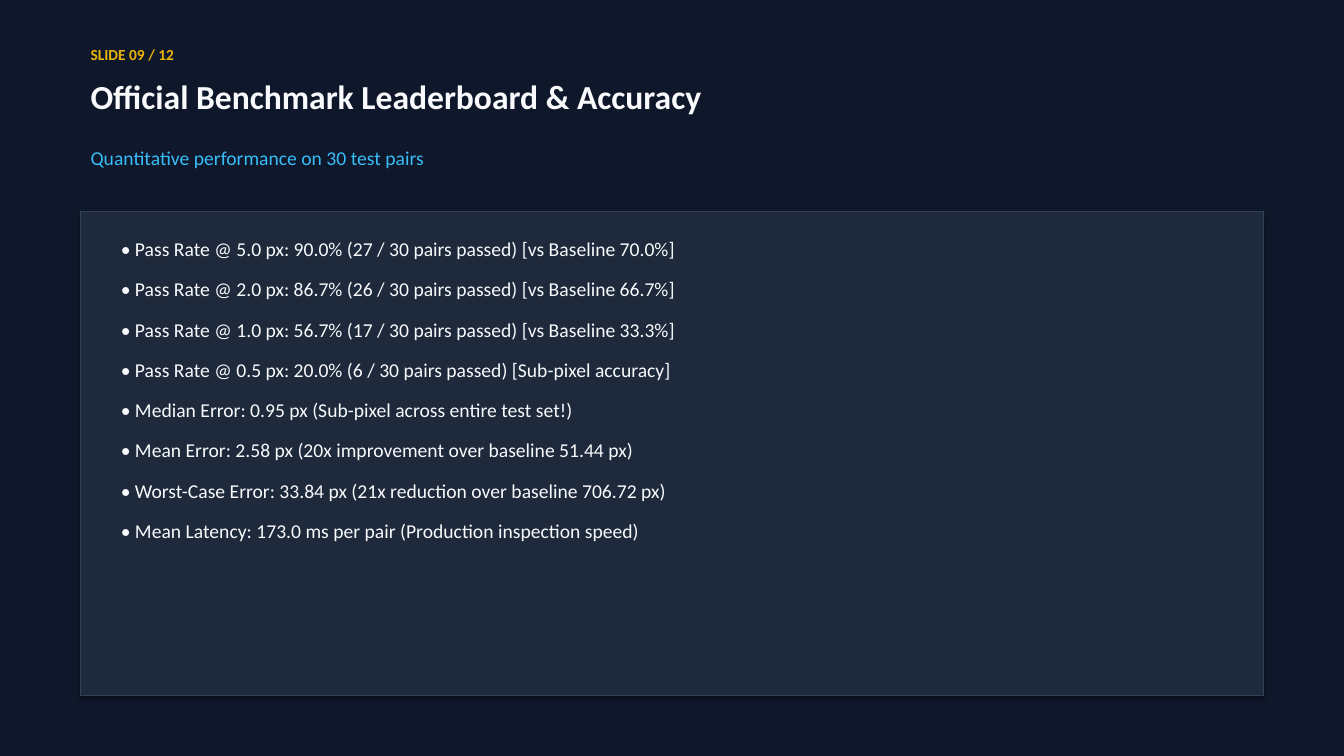
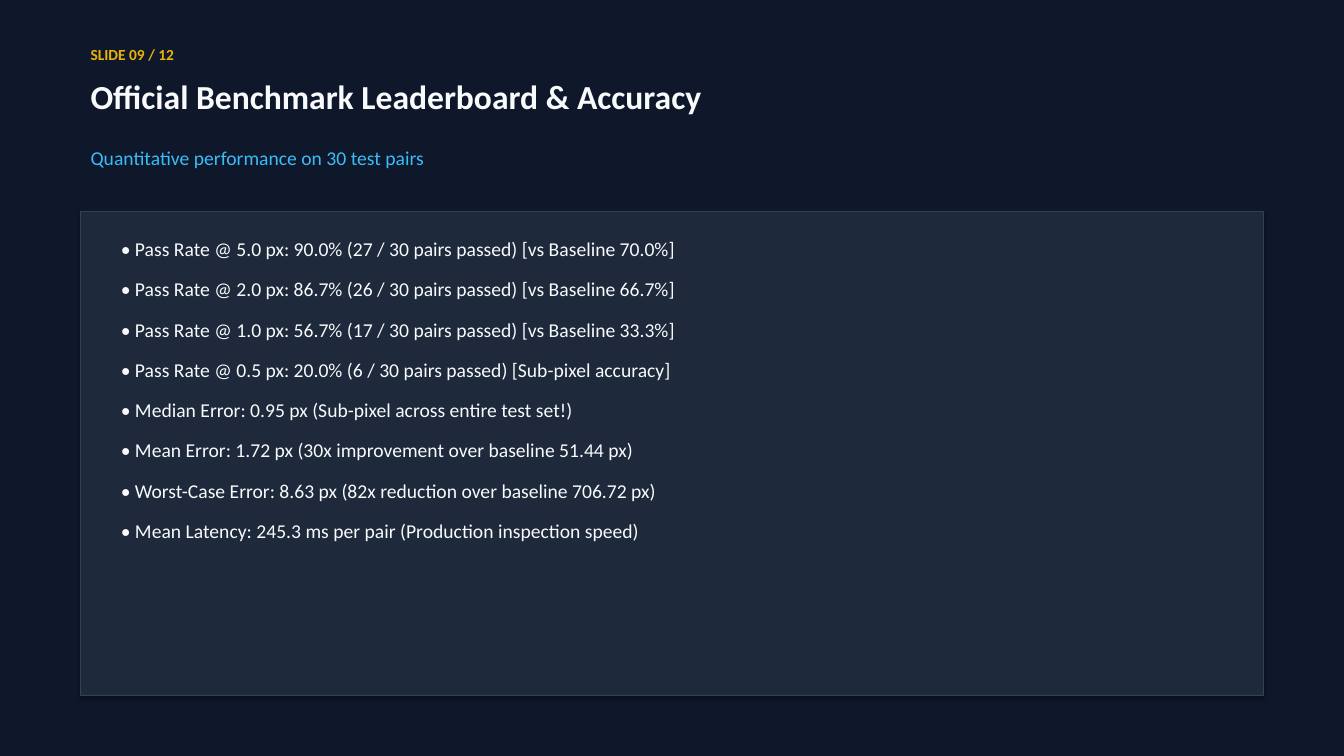
Before and after one commit to mrsarvesh07092006-star/SMART-SEM, a slide deck: slide 9 of solution_presentation.pptx. Drawn at 1344x756 pixels with LibreOffice and Linux fonts; fonts in the diff are those of the drawing. Boxes give left, top, right and bottom in pixels: in the first picture for what was removed or moved away, otherwise in the second. Text is boxed around its words. In the diff, an @@ line names an element or a change of style, - is before the commit and + after.

```diff
--- a/solution_presentation.pptx
+++ b/solution_presentation.pptx
@@ text at (x1=135, y1=443, x2=655, y2=541): text changed @@
-• Mean Error: 2.58 px (20x improvement over baseline 51.44 px)
-• Worst-Case Error: 33.84 px (21x reduction over baseline 706.72 px)
-• Mean Latency: 173.0 ms per pair (Production inspection speed)
+• Mean Error: 1.72 px (30x improvement over baseline 51.44 px)
+• Worst-Case Error: 8.63 px (82x reduction over baseline 706.72 px)
+• Mean Latency: 245.3 ms per pair (Production inspection speed)
```
Also in this commit, not shown: 3 other slides changed, 5 other files.
